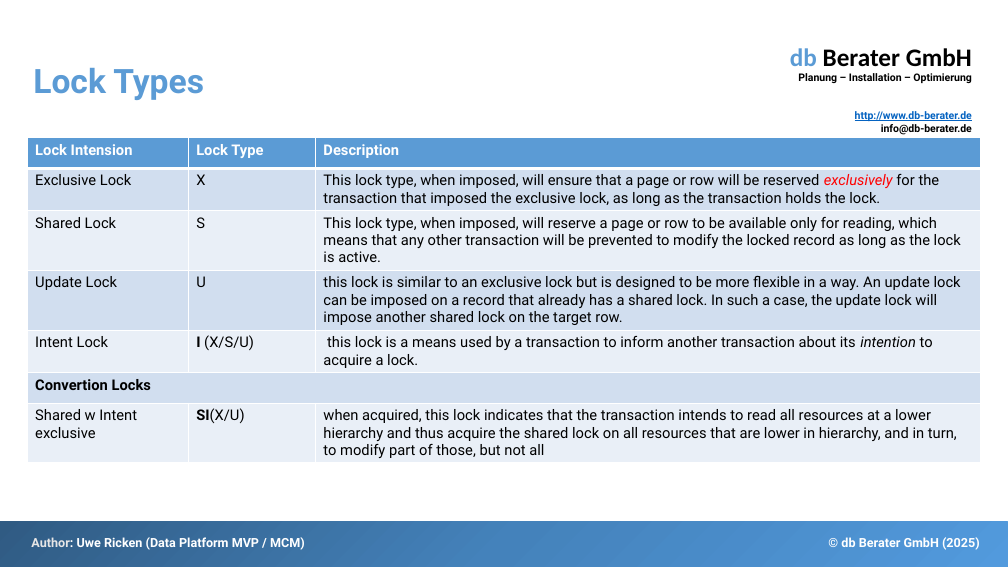
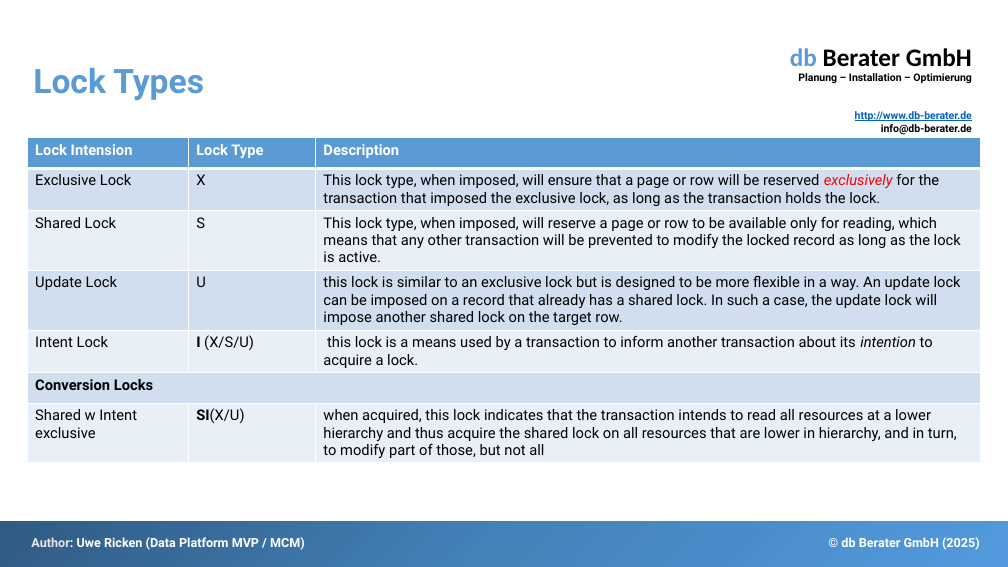
Before and after one commit to db-berater/solving-deadlock-scenarios, a slide deck: slide 7 of 01 - Documents and Preparation/Solving Deadlock Scenarios - EN.pptx. Drawn at 1008x567 pixels with LibreOffice and Linux fonts; fonts in the diff are those of the drawing. Boxes give left, top, right and bottom in pixels: in the first picture for what was removed or moved away, otherwise in the second. Text is boxed around its words. In the diff, an @@ line names an element or a change of style, - is before the commit and + after.

Commit message:
Final changes to presentation

```diff
--- a/01 - Documents and Preparation/Solving Deadlock Scenarios - EN.pptx
+++ b/01 - Documents and Preparation/Solving Deadlock Scenarios - EN.pptx
@@ table at (28,138,981,466) @@
-row 6, column 1: Convertion Locks
+row 6, column 1: Conversion Locks
```
Also in this commit, not shown: 2 other slides changed, 8 other files.
